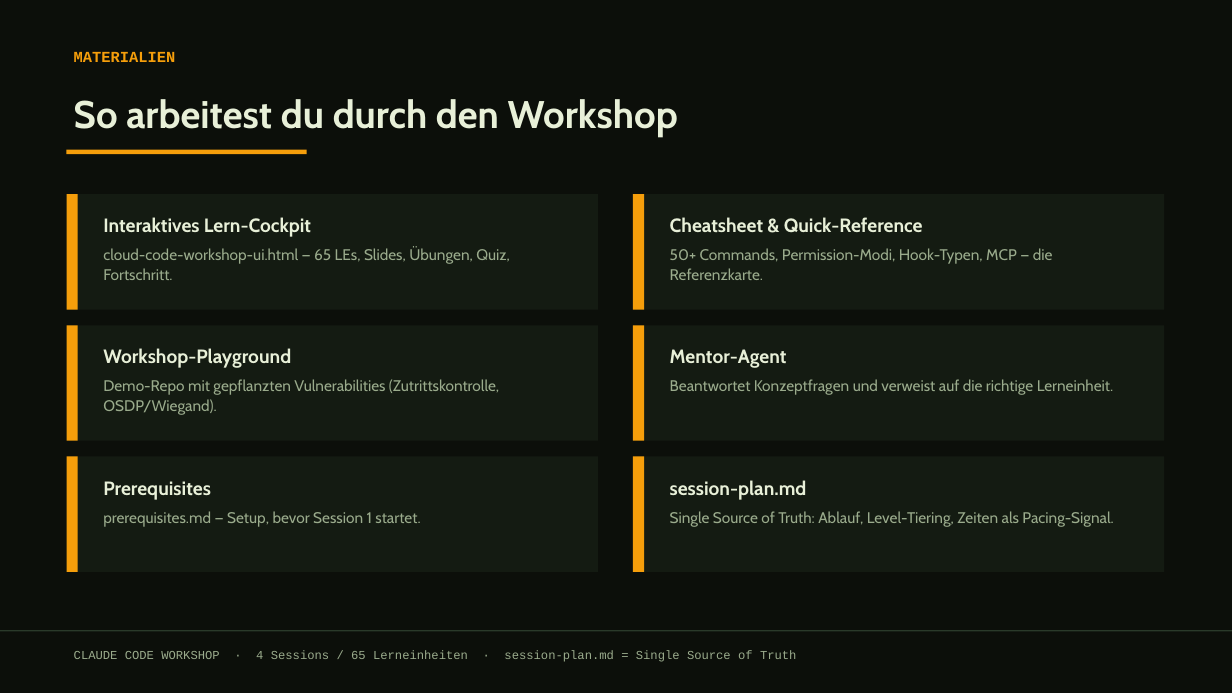
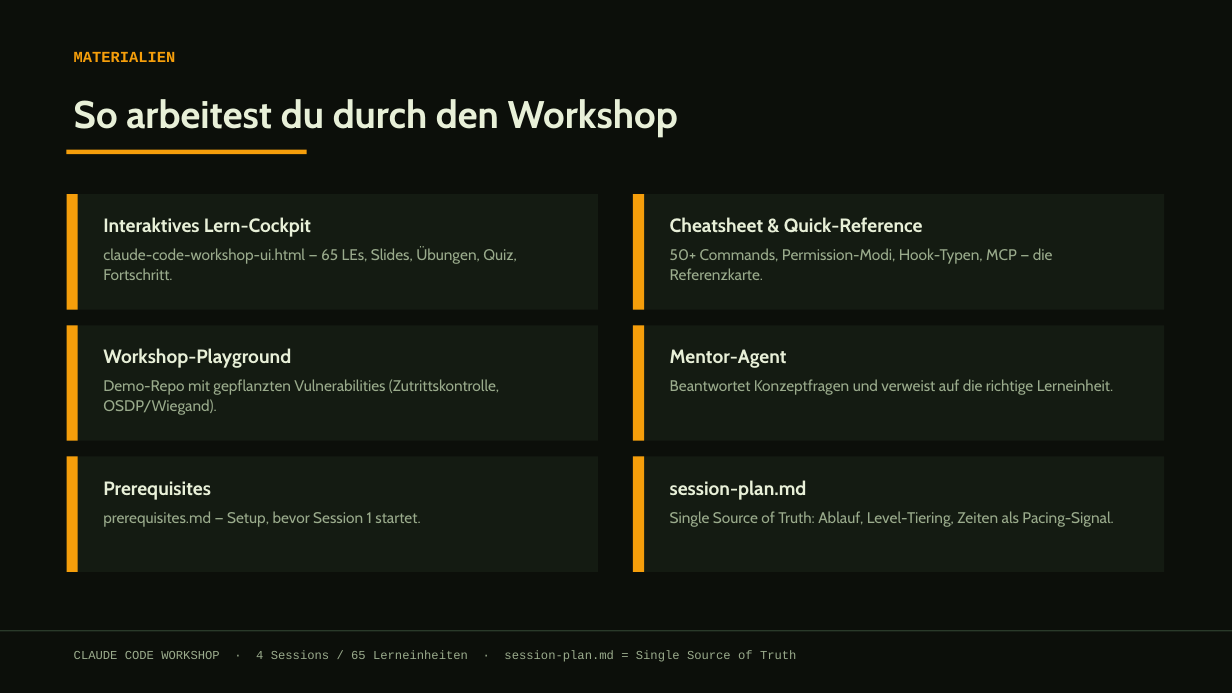
Before and after one commit to dynamic-dome/dynamic-workshop, a slide deck: slide 10 of claude-code-workshop-4session.pptx. Drawn at 1232x693 pixels with LibreOffice and Linux fonts; fonts in the diff are those of the drawing. Boxes give left, top, right and bottom in pixels: in the first picture for what was removed or moved away, otherwise in the second. Text is boxed around its words. In the diff, an @@ line names an element or a change of style, - is before the commit and + after.

```diff
--- a/claude-code-workshop-4session.pptx
+++ b/claude-code-workshop-4session.pptx
@@ text at [103,247,517,280]: text changed @@
-cloud-code-workshop-ui.html — 65 LEs, Slides, Übungen, Quiz, Fortschritt.
+claude-code-workshop-ui.html — 65 LEs, Slides, Übungen, Quiz, Fortschritt.
```
Also in this commit, not shown: 2 other slides changed, 9 other files.
